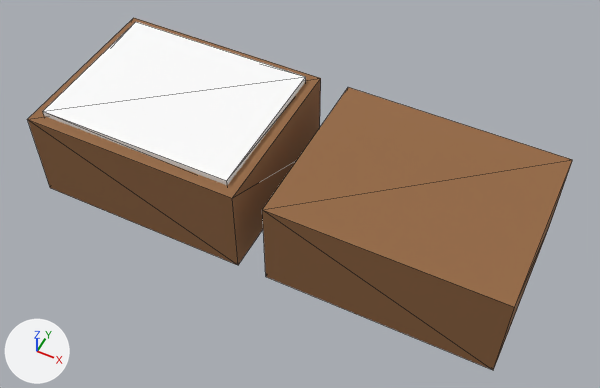
The glTF model frontend/public/park-kits/community-garden-allotments/compost-bins.glb: old version first, new version second.
The view is the same before and after, from a 50 mm lens placed at (3.09, -6.61, 8.58), pointed at (-0.14, -0.15, 0.51). Arrows for +X, +Y and +Z are at lower left; the lights stay in place. The older version comes first. Mesh edges are drawn as thin lines. Where no turn or scale is listed for an object, it has been applied to the vertices.

In view in the first picture: 'Compost bin', 'Compost bin.001', 'Compost fill'.
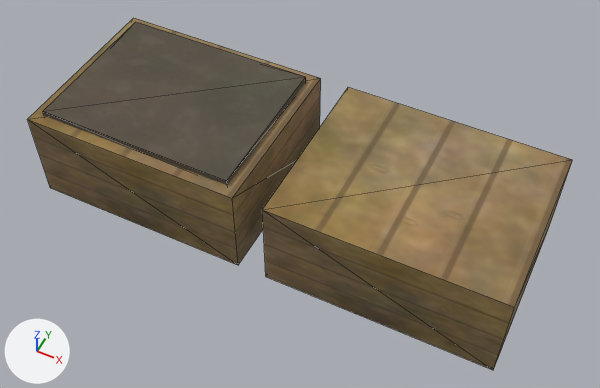
The change in detail:
Picture 'roughness' (img_roughness) is new.
Picture 'normal' (img_normal) is new.
Picture 'albedo' (img_albedo) is new.
Picture 'albedo.001' (img_albedo_001) is new.
Picture 'normal.001' (img_normal_001) is new.
Picture 'roughness.001' (img_roughness_001) is new.
Material 'community-garden-allotments timber' (mat_community_garden_allotments_timber) is new.
Uses the picture img_albedo.
Uses the picture img_normal.
Uses the picture img_roughness.
Material 'community-garden-allotments dark surface' (mat_community_garden_allotments_dark_surface) is new.
Uses the picture img_albedo_001.
Uses the picture img_normal_001.
Uses the picture img_roughness_001.
me_cube_044 has 8 vertices, 12 faces and spans x -1.5..1.5, y -1.2..1.2, z -0.65..0.65.
me_cube_044 no longer uses material mat_weathered_timber (brown #956942).
me_cube_044 gains material mat_community_garden_allotments_timber.
me_cube_045 has 8 vertices, 12 faces and spans x -1.5..1.5, y -1.2..1.2, z -0.65..0.65.
me_cube_045 no longer uses material mat_weathered_timber (brown #956942).
me_cube_045 gains material mat_community_garden_allotments_timber.
me_cube_046 has 8 vertices, 12 faces and spans x -1.35..1.35, y -1.05..1.05, z -0.06..0.06.
me_cube_046 no longer uses material mat_garden_soil (white #ffffff).
me_cube_046 gains material mat_community_garden_allotments_dark_surface.

Changed parts and their boxes [x1, y1, x2, y2] in the pictures (600 x 388 px):
'Compost bin.001', recoloured: [262, 87, 572, 370] in both
'Compost fill', recoloured (white to brown): [43, 22, 306, 185] in both
'Compost bin', recoloured: [28, 18, 321, 265] in both
